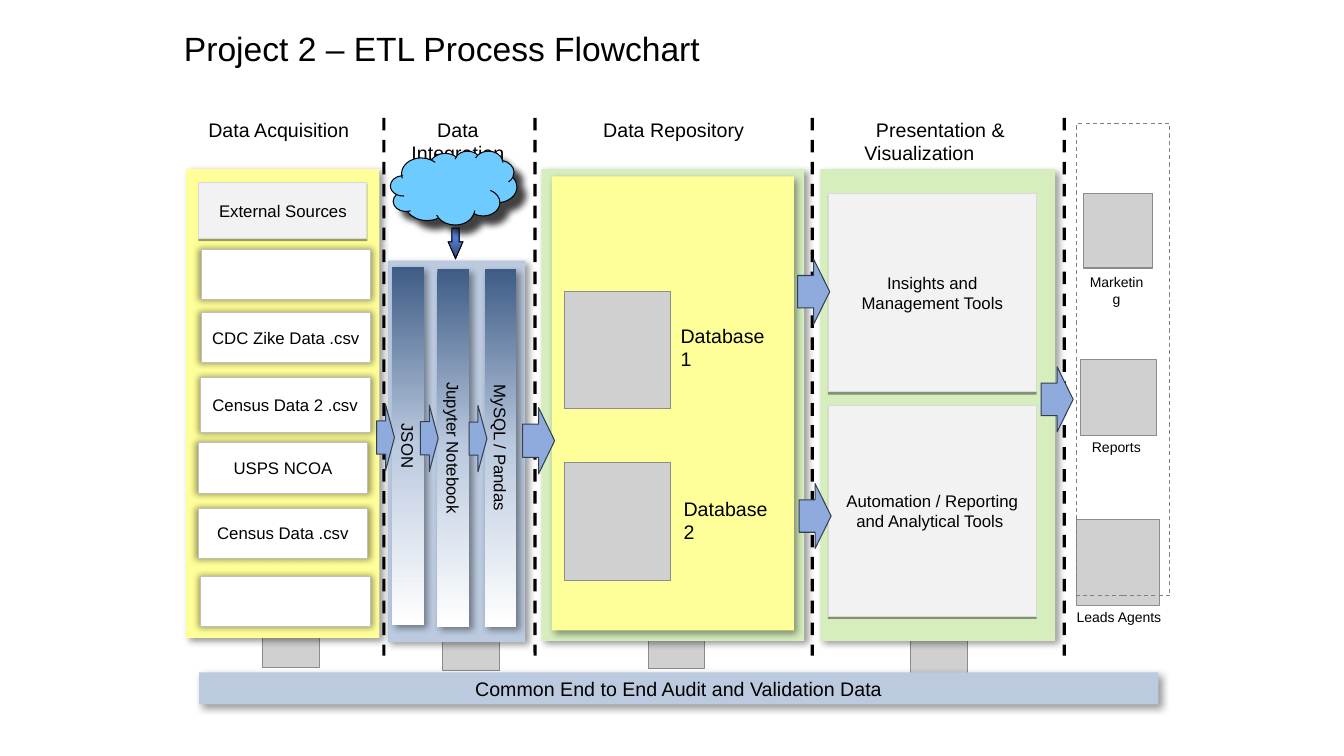
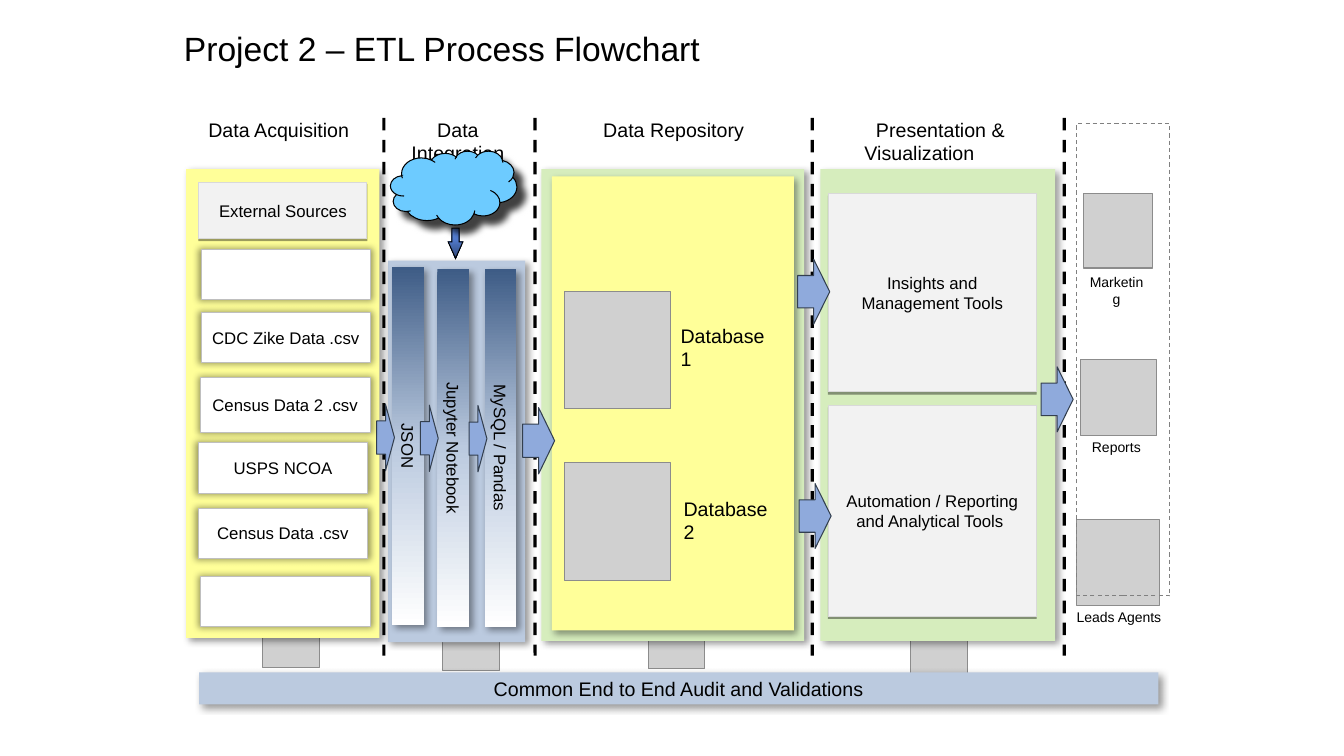
Before and after one commit to kevinewing/ETL-Project, a slide deck: slide 6 of Resources/Presentation 2 Powerpoint.pptx (slide 5 before the commit). Drawn at 1344x756 pixels with LibreOffice and Linux fonts; fonts in the diff are those of the drawing; grey boxes stand for pictures. Boxes give left, top, right and bottom in pixels: in the first picture for what was removed or moved away, otherwise in the second. Text is boxed around its words. In the diff, an @@ line names an element or a change of style, - is before the commit and + after.

Commit message:
Updated .ppt

```diff
--- a/Resources/Presentation 2 Powerpoint.pptx
+++ b/Resources/Presentation 2 Powerpoint.pptx
@@ text in rectangle at [494,681,864,697]: text changed @@
-Common End to End Audit and Validation Data
+Common End to End Audit and Validations
```
Also in this commit, not shown: 4 other slides changed, 1 slide added.
